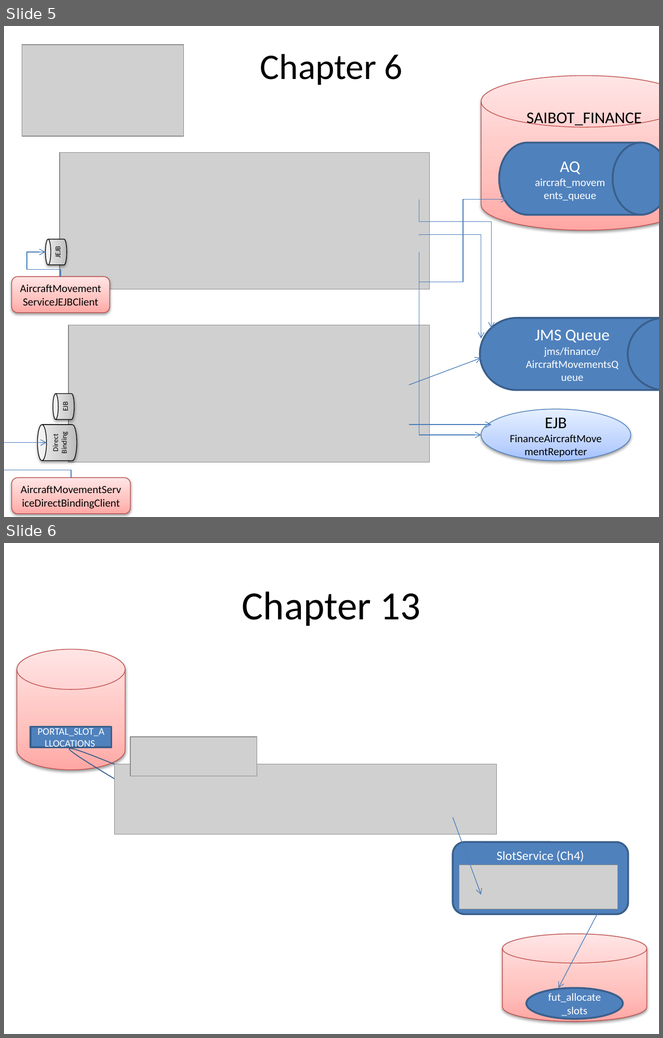
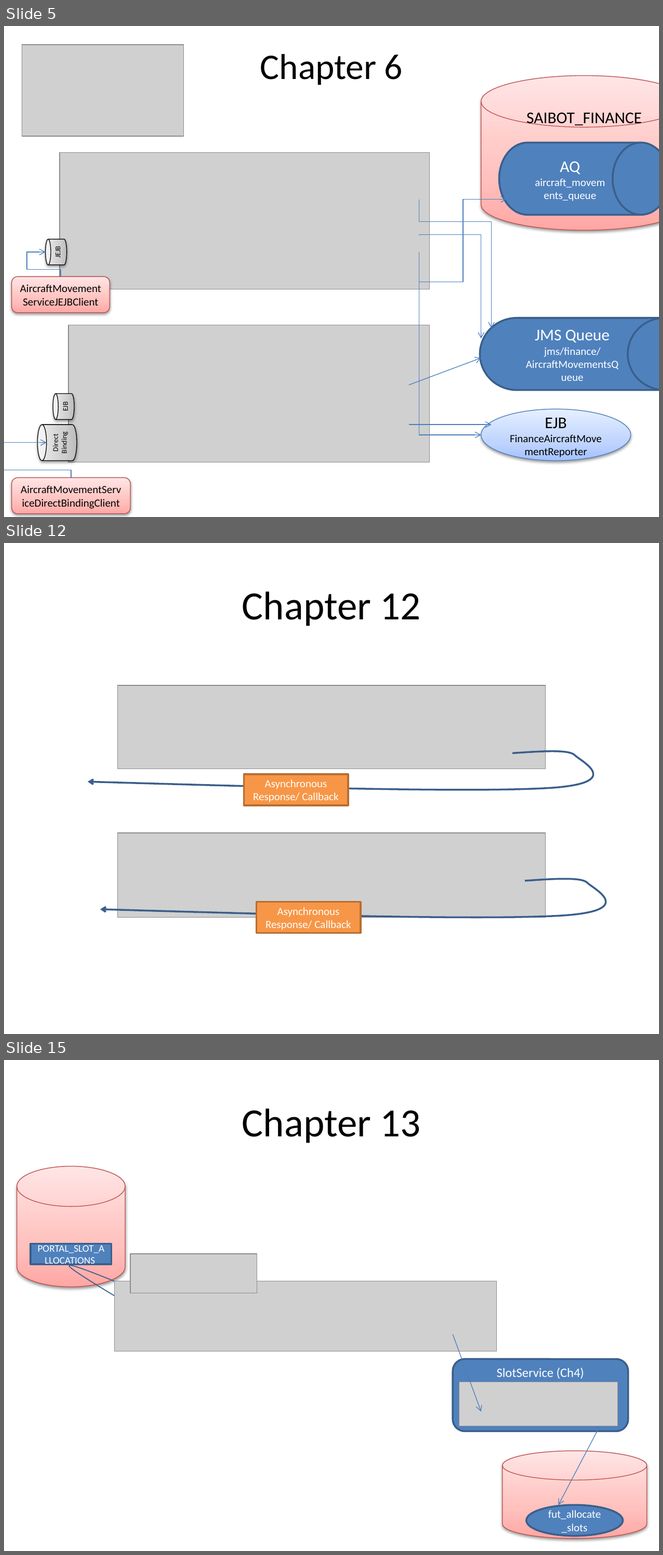
Before and after one commit to lucasjellema/soasuitehandbook, a slide deck: ChapterOverviews_picturesOfService.pptx. Shown one above the other, each under a label of ours: slides 5 and 6 before the commit, slides 5, 12 and 15 after it; the slides between them are not shown. The pictures are 663x1038 and 663x1555 pixels, drawn with LibreOffice and Linux fonts; fonts in the diff are those of the drawing; grey boxes stand for pictures. Boxes give left, top, right and bottom in pixels: in the first picture for what was removed or moved away, otherwise in the second. Text is boxed around its words. In the diff, an @@ line names an element or a change of style, - is before the commit and + after.

Commit message:
Added screenshots for chapters 8-13

```diff
--- a/ChapterOverviews_picturesOfService.pptx
+++ b/ChapterOverviews_picturesOfService.pptx
@@ slide 12 added at [4,543,659,1034], background #FFFFFF @@
@@ title added at [242,591,421,626], 44 pt, text #000000 @@
+Chapter 12
@@ picture added at [117,686,545,769] @@
@@ freeform shape added at [88,752,594,790], outline #3A5F8C 2 pt @@
@@ rectangle added at [244,774,348,805], fill #F79646, outline #B76F34 2 pt, 12 pt, text #FFFFFF @@
+Asynchronous Response/ Callback
@@ picture added at [117,833,545,918] @@
@@ freeform shape added at [100,879,606,918], outline #3A5F8C 2 pt @@
@@ rectangle added at [256,902,360,933], fill #F79646, outline #B76F34 2 pt, 12 pt, text #FFFFFF @@
+Asynchronous Response/ Callback
@@ what was slide 6 is now slide 15 @@
```
Also in this commit, not shown: 10 other slides added.
